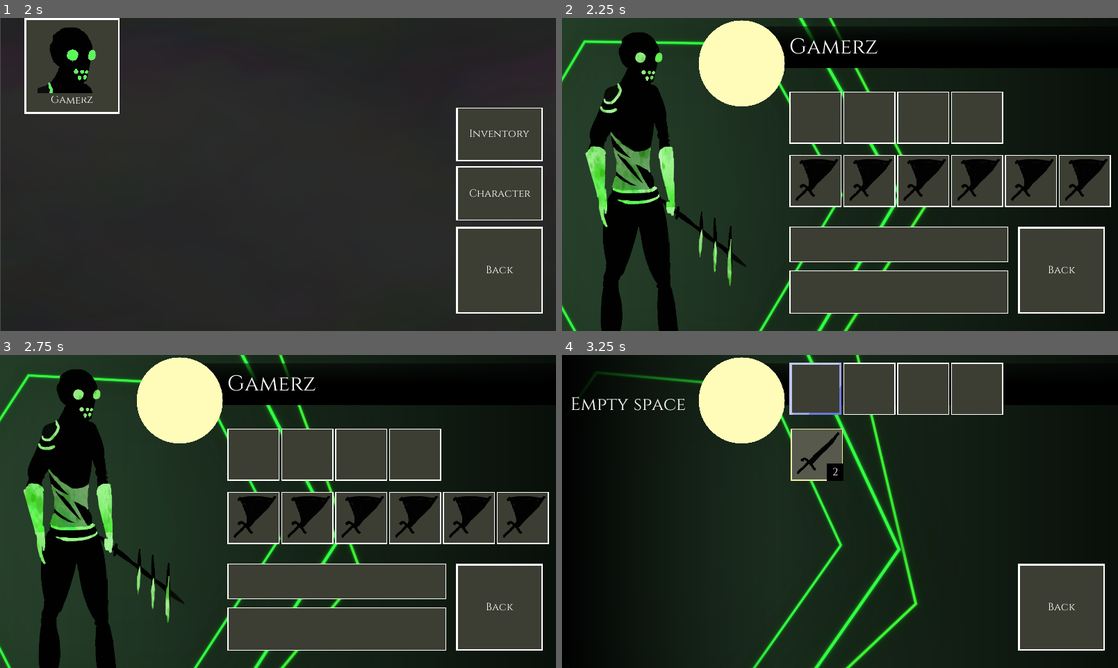
Above: before the commit, frames 1-4 (two rows, left to right).
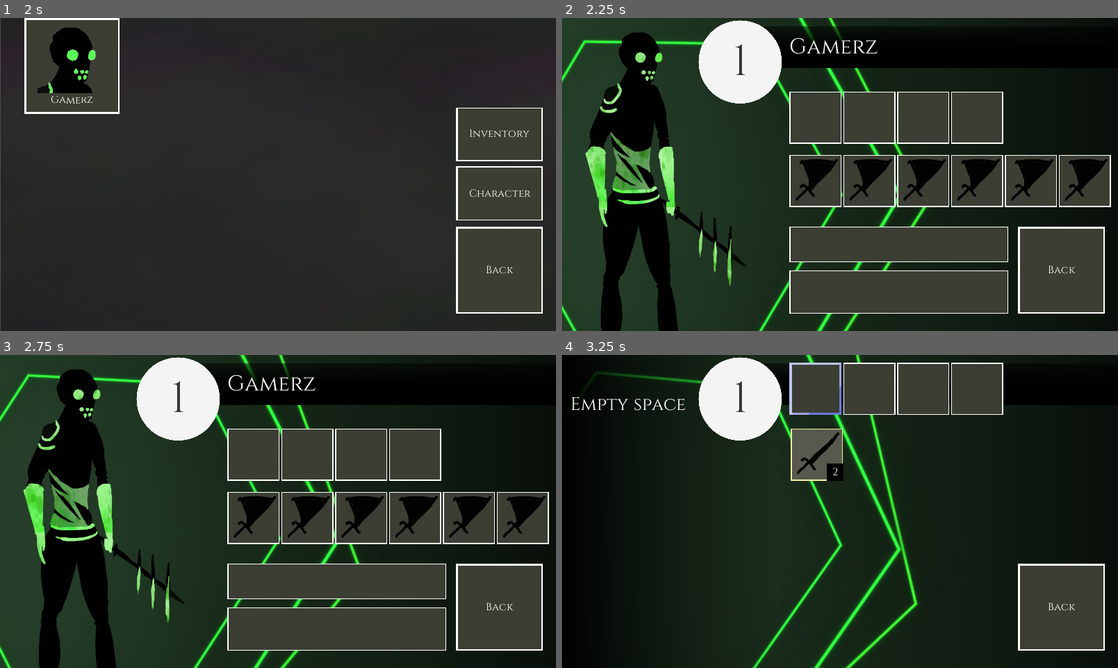
Above: after the commit, the same moments.

Repository: MarkZagors/Idle-Eden
Game: Godot game, scene res://MainNavigation/WorldMap.tscn
Two runs of this game, one before a commit and one after it. Both use one fixed random seed, a clock stepped at 60 frames per second and the inputs below. The engine's default icon, where the game draws it, is replaced by a stand-in: a white triangle on a blue panel in a dark square.
Inputs (mouse positions are in pixels of both pictures, inside the frame that each line leads up to):
- Up to frame 1 (2 s): tap Enter at 0.5 s; move the mouse to (400, 158) at 0.52 s; click (400, 158) at 0.67 s; click "menu" at 1.25 s
- Up to frame 2 (2.25 s): click "Gamerz" at 2 s
- Up to frame 3 (2.75 s): no input
- Up to frame 4 (3.25 s): click (817, 455) at 2.77 s

Frame 1 is identical in both runs. In frame 2, 3.4% of the frame differs, in the area x 24-41%, y 0-29%; in frame 3, 3.4%; in frame 4, 3.4%.

Commit message:
leveling

Diff:
--- a/Combat/CombatManager.gd
+++ b/Combat/CombatManager.gd
@@ -9,6 +9,7 @@
 var characterSlotCount = 3
 var enemies : Array = [null,null,null]
 var enemySlotCount = 3
+var encounter : Encounter = null
 
 enum {
 	STARTING,
@@ -18,14 +19,17 @@
 }
 var state : int = STARTING
 
+func _init():
+	encounter = Controller.transferEncounter
+
 func _enter_tree():
 	group_enemies = get_node(Path_group_enemies)
 	group_characters = get_node(Path_group_characters)
 
 func exit():
 	var _err = get_tree().change_scene("res://MainNavigation/WorldMap.tscn")
-	for c in characters:
-		if c != null:
-			Controller.charactersAvailable.append(c)
-			Controller.charactersBusy.erase(c)
+	for ch in characters:
+		if ch != null:
+			Controller.charactersAvailableIDs.append(ch.id)
+			Controller.charactersBusyIDs.erase(ch.id)
 	pass
--- a/Combat/EndBattleController.gd
+++ b/Combat/EndBattleController.gd
@@ -1,4 +1,5 @@
 extends Node
+onready var GLOBAL = get_parent()
 
 export var Path_table_winScreen: NodePath
 onready var table_winScreen : ColorRect = get_node(Path_table_winScreen)
@@ -8,5 +9,9 @@
 func win():
 	table_winScreen.visible = true
 
+	for ch in GLOBAL.characters:
+		if ch != null:
+			ch.getXp(GLOBAL.encounter.xpGive)
+
 func lose():
 	table_loseScreen.visible = true
--- a/Combat/PreBattleController.gd
+++ b/Combat/PreBattleController.gd
@@ -23,8 +23,9 @@
 func setup_chooseButtons() -> void:
 	for buttonRemove in table_choosePlayer.get_node("Characters").get_children():
 		buttonRemove.queue_free()
-	for character in Controller.charactersAvailable:
+	for characterName in Controller.charactersAvailableIDs:
 		var button = characterChooseButton.instance()
+		var character = Controller.findCharacter(characterName)
 		button.connect("pressed",self,"pressChooseCharacterSlot",[character])
 		button.get_node("Icon").texture = character.spriteFace
 		button.get_node("Name").text = character.nameShown
@@ -32,11 +33,10 @@
 
 func setupEnemies() -> void:
 	for i in range(3):
-		if Controller.transferEncounter.enemies[i] == null:
+		if GLOBAL.encounter.enemies[i] == null:
 			continue
-		GLOBAL.enemies[i] = Controller.transferEncounter.enemies[i].duplicate()
+		GLOBAL.enemies[i] = GLOBAL.encounter.enemies[i].duplicate()
 		GLOBAL.group_enemies.get_child(i).get_node("Sprite").texture = GLOBAL.enemies[i].spriteIdle
-	Controller.transferEncounter = null
 
 func setupCharacter(index : int) -> void:
 	var character : Character = GLOBAL.characters[index]
@@ -63,14 +63,14 @@
 func pressChooseCharacterSlot(character : Character) -> void:
 	var index = pressedPlayerSlotIndex
 	table_choosePlayer.visible = false
-	GLOBAL.characters[index] = clone(character)
+	GLOBAL.characters[index] = character
 	GLOBAL.group_characters.get_child(index).get_node("Sprite").texture = GLOBAL.characters[index].spriteIdle
 
 	setupCharacter(index)
 	button_startFight.visible = true
 
-	Controller.charactersAvailable.erase(character)
-	Controller.charactersBusy.append(character)
+	Controller.charactersAvailableIDs.erase(character.id)
+	Controller.charactersBusyIDs.append(character.id)
 	setup_chooseButtons()
 
 func startBattle() -> void:
--- a/Database/Characters/placeholder.tres
+++ b/Database/Characters/placeholder.tres
@@ -9,7 +9,7 @@
 
 [resource]
 script = ExtResource( 1 )
-id = "NULL"
+id = "placeholder"
 nameShown = "Gamerz"
 spriteFace = ExtResource( 6 )
 spriteIdle = ExtResource( 2 )
--- a/Database/Encounters/easy.tres
+++ b/Database/Encounters/easy.tres
@@ -8,4 +8,6 @@
 script = ExtResource( 1 )
 id = "NULL"
 icon = ExtResource( 3 )
+xpGive = 15
 enemies = [ ExtResource( 2 ), null, null ]
+drops = [ null, null, null ]
--- a/Global/Character.gd
+++ b/Global/Character.gd
@@ -23,6 +23,12 @@
 export var dexBase : int = 0
 export var intBase : int = 0
 
+#LEVEL
+var level : int = 1
+var xpCurrent : int = 0
+var xpNext : int = 5
+var xpAll : PoolIntArray = [0,5,15,35,60,100]
+
 #HIDDEN VARIABLES
 var cooldownAbilityCurrent = 0.0
 var cooldownAbilityTotal = 1.0
@@ -36,3 +42,8 @@
 var strCurrent : int = 0
 var dexCurrent: int = 0
 var intCurrent : int = 0
+
+func getXp(ammount : int) -> void:
+	xpCurrent += ammount
+	while xpCurrent >= xpAll[level]:
+		level += 1
--- a/Global/Controller.gd
+++ b/Global/Controller.gd
@@ -6,8 +6,8 @@
 var characters = []
 var inventory = []
 
-var charactersAvailable = []
-var charactersBusy = []
+var charactersAvailableIDs : Array = []
+var charactersBusyIDs : Array = []
 
 var transferCharacter : Character = null
 var transferEncounter : Encounter = null
@@ -19,7 +19,7 @@
 func _ready():
 	var placeholder = load("res://Database/Characters/placeholder.tres")
 	characters.append(placeholder)
-	charactersAvailable.append(placeholder)
+	charactersAvailableIDs.append(placeholder.id)
 	var item : Item = load("res://Database/Items/placeholder.tres")
 	addItem(item)
 	addItem(item)
@@ -43,3 +43,9 @@
 		inventory.remove(index)
 		emit_signal("inventory_restructure_remove")
 	emit_signal("inventory_changed")
+
+func findCharacter(lookingID : String) -> Character:
+	for ch in characters:
+		if ch.id == lookingID:
+			return ch
+	return null
--- /dev/null
+++ b/Global/Drop.gd
@@ -0,0 +1,6 @@
+extends Resource
+class_name Drop
+
+export var item : Resource = null
+export var ammount : int = 1
+export var chance : float = 0.5
--- a/Global/Encounter.gd
+++ b/Global/Encounter.gd
@@ -4,4 +4,7 @@
 export var id : String = "NULL"
 export var icon : Texture = null
 
+export var xpGive : int = -1
+
 export(Array, Resource) var enemies = [null,null,null]
+export(Array, Resource) var drops = []
--- a/MainNavigation/CharacterScreen/CharacterScreen.gd
+++ b/MainNavigation/CharacterScreen/CharacterScreen.gd
@@ -13,6 +13,8 @@
 onready var group_bg : Control = get_node(Path_group_bg)
 export var Path_upperpoint : NodePath
 onready var upperpoint : Control = get_node(Path_upperpoint)
+export var Path_levelCircle : NodePath
+onready var levelCircle : Control = get_node(Path_levelCircle)
 
 onready var slotObj = preload("res://MainNavigation/Slot.tscn")
 onready var slotNormalTexture : Texture = preload("res://SPRITES/UI/SlotNormal1.png")
@@ -44,6 +46,7 @@
 	setupItems()
 	setupAbilities()
 	setupInfo()
+	setupLevel()
 
 func setupItems() -> void:
 	for i in range(character.inventorySlotCount):
@@ -87,6 +90,12 @@
 func setupInfo() -> void:
 	group_bg.get_node("NameLabel").text = character.nameShown
 	group_bg.get_node("CharacterSprite").texture = character.spriteIdle
+
+func setupLevel() -> void:
+	levelCircle.get_node("Label").text = str(character.level)
+	levelCircle.get_node("LevelProgress").value = character.xpCurrent
+	levelCircle.get_node("LevelProgress").min_value = character.xpAll[character.level-1]
+	levelCircle.get_node("LevelProgress").max_value = character.xpAll[character.level]
 
 func backButton() -> void:
 	match state:
--- a/MainNavigation/CharacterScreen/CharacterScreen.tscn
+++ b/MainNavigation/CharacterScreen/CharacterScreen.tscn
@@ -11,6 +11,7 @@
 [ext_resource path="res://SPRITES/Characters/bgtest.png" type="Texture" id=9]
 [ext_resource path="res://SPRITES/UI/SlotNormal1.png" type="Texture" id=10]
 [ext_resource path="res://SPRITES/UI/ButtonLong1Hover.png" type="Texture" id=11]
+[ext_resource path="res://SPRITES/UI/level2.png" type="Texture" id=12]
 
 [sub_resource type="Shader" id=1]
 code = "shader_type canvas_item;
@@ -134,6 +135,10 @@
 size = 24
 font_data = ExtResource( 8 )
 
+[sub_resource type="DynamicFont" id=18]
+size = 100
+font_data = ExtResource( 8 )
+
 [node name="CharacterScreen" type="Control"]
 anchor_right = 1.0
 anchor_bottom = 1.0
@@ -147,6 +152,7 @@
 Path_group_buttons = NodePath("Buttons")
 Path_group_bg = NodePath("BG")
 Path_upperpoint = NodePath("UpperPoint")
+Path_levelCircle = NodePath("Level")
 
 [node name="BG" type="Control" parent="."]
 margin_right = 40.0
@@ -329,6 +335,7 @@
 material = SubResource( 13 )
 margin_right = 498.0
 margin_bottom = 720.0
+mouse_filter = 2
 
 [node name="AbilityNameLabel" type="Label" parent="Info"]
 visible = false
@@ -400,12 +407,36 @@
 valign = 1
 
 [node name="Level" type="TextureRect" parent="."]
-self_modulate = Color( 1, 0.988235, 0.729412, 1 )
-margin_left = 308.563
-margin_right = 517.563
-margin_bottom = 209.0
+self_modulate = Color( 0.956863, 0.956863, 0.956863, 1 )
+margin_left = 309.0
+margin_right = 511.0
+margin_bottom = 202.0
 texture = ExtResource( 2 )
 expand = true
+__meta__ = {
+"_edit_use_anchors_": false
+}
+
+[node name="Label" type="Label" parent="Level"]
+self_modulate = Color( 0.2, 0.2, 0.2, 1 )
+anchor_right = 1.0
+anchor_bottom = 1.0
+custom_fonts/font = SubResource( 18 )
+text = "45"
+align = 1
+valign = 1
+
+[node name="LevelProgress" type="TextureProgress" parent="Level"]
+anchor_right = 1.0
+anchor_bottom = 1.0
+margin_left = -48.3784
+margin_top = -49.7568
+margin_right = 49.6216
+margin_bottom = 48.2432
+value = 100.0
+texture_progress = ExtResource( 12 )
+fill_mode = 4
+tint_progress = Color( 0.133333, 1, 0.0588235, 1 )
 __meta__ = {
 "_edit_use_anchors_": false
 }
--- a/MainNavigation/Slot.tscn
+++ b/MainNavigation/Slot.tscn
@@ -40,6 +40,7 @@
 margin_top = 81.0
 margin_right = 121.0
 margin_bottom = 120.0
+mouse_filter = 2
 color = Color( 0, 0, 0, 1 )
 __meta__ = {
 "_edit_use_anchors_": false
--- a/project.godot
+++ b/project.godot
@@ -20,6 +20,11 @@
 "path": "res://Global/Character.gd"
 }, {
 "base": "Resource",
+"class": "Drop",
+"language": "GDScript",
+"path": "res://Global/Drop.gd"
+}, {
+"base": "Resource",
 "class": "Encounter",
 "language": "GDScript",
 "path": "res://Global/Encounter.gd"
@@ -37,6 +42,7 @@
 _global_script_class_icons={
 "Ability": "",
 "Character": "",
+"Drop": "",
 "Encounter": "",
 "Enemy": "",
 "Item": ""
Not shown: 1 places in MainNavigation/CharacterScreen/CharacterScreen.tscn that only renumber resources
Binary file added: SPRITES/UI/level.png
Binary file added: SPRITES/UI/level2.png
